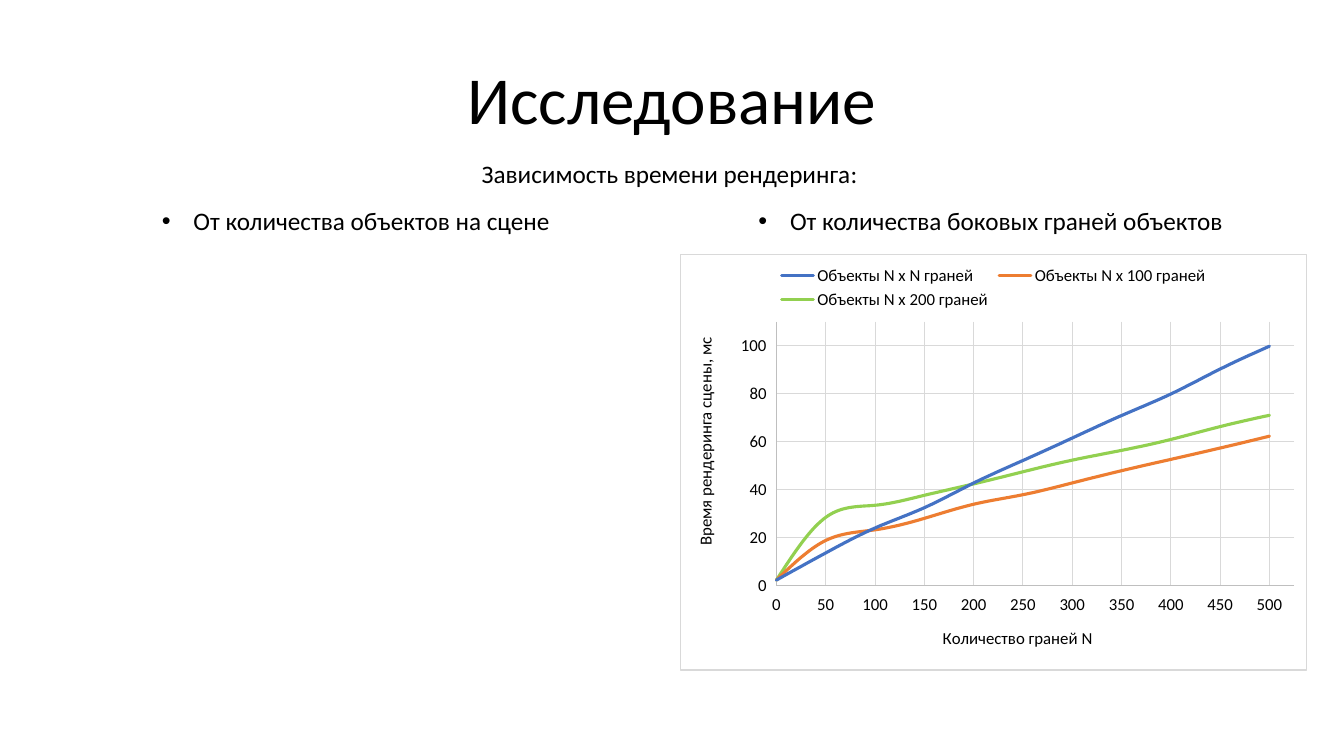
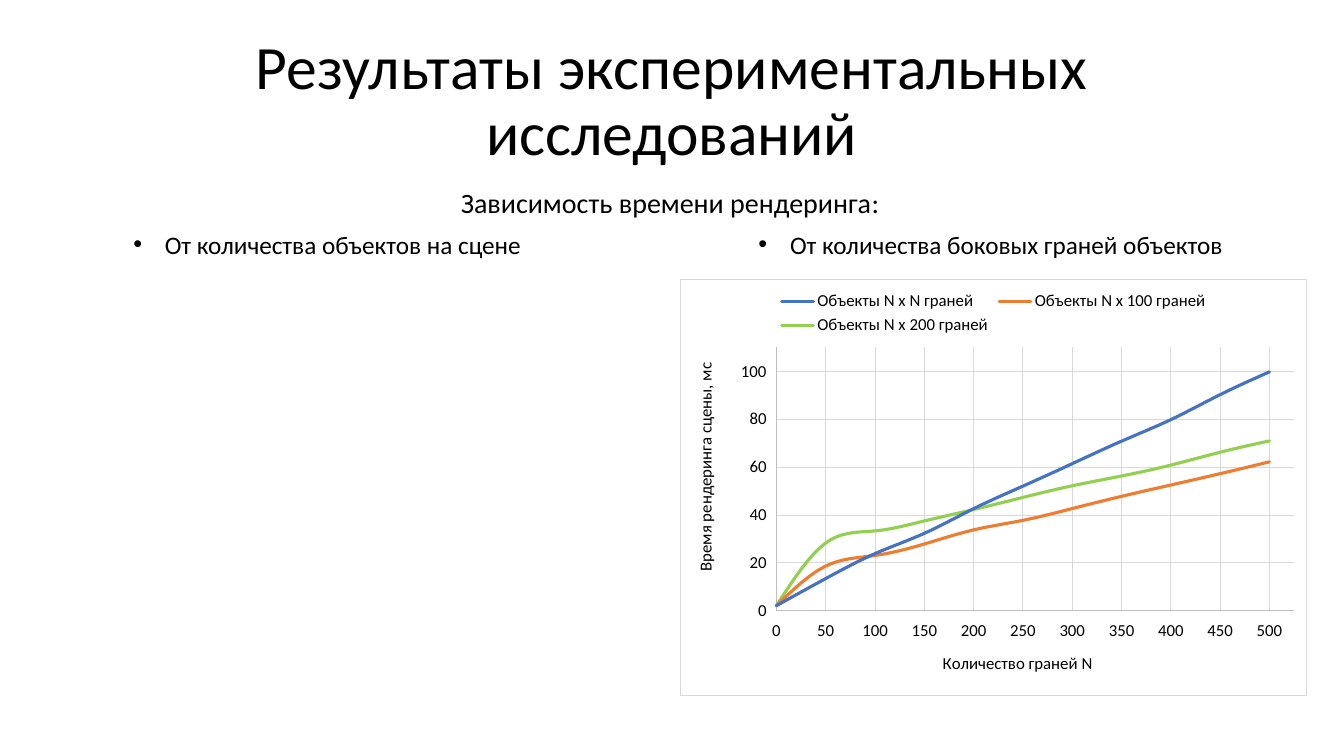
Before and after one commit to Gr1dlock/CGProject, a slide deck: slide 7 of report/Презентация.pptx. Drawn at 1344x756 pixels with LibreOffice and Linux fonts; fonts in the diff are those of the drawing. Boxes give left, top, right and bottom in pixels: in the first picture for what was removed or moved away, otherwise in the second. Text is boxed around its words. In the diff, an @@ line names an element or a change of style, - is before the commit and + after.

Commit message:
Presentation was fixed

```diff
--- a/report/Презентация.pptx
+++ b/report/Презентация.pptx
@@ title at box(255, 49, 1088, 165): text changed; size 48 to 44 pt @@
-Исследование
+Результаты экспериментальных
+исследований
@@ text "Зависимость времени рендеринга:": place and size @@
-text "Зависимость времени рендеринга:" at box(482, 166, 858, 187)
+text "Зависимость времени рендеринга:" at box(461, 195, 879, 218)
@@ text "Зависимость времени рендеринга:" at box(461, 195, 879, 218): size 18 to 20 pt @@
@@ text "От количества объектов на сцене": place and size @@
-text "От количества объектов на сцене" at box(193, 213, 550, 234)
+text "От количества объектов на сцене" at box(165, 237, 521, 258)
@@ text "От количества боковых граней объектов": place and size @@
-text "От количества боковых граней объектов" at box(790, 213, 1222, 234)
+text "От количества боковых граней объектов" at box(790, 237, 1222, 258)
@@ scatter smooth chart: place and size @@
-scatter smooth chart at box(681, 254, 1308, 670)
+scatter smooth chart at box(681, 279, 1308, 696)
```
Also in this commit, not shown: 1 other slide changed, 1 slide added, 1 other file.
